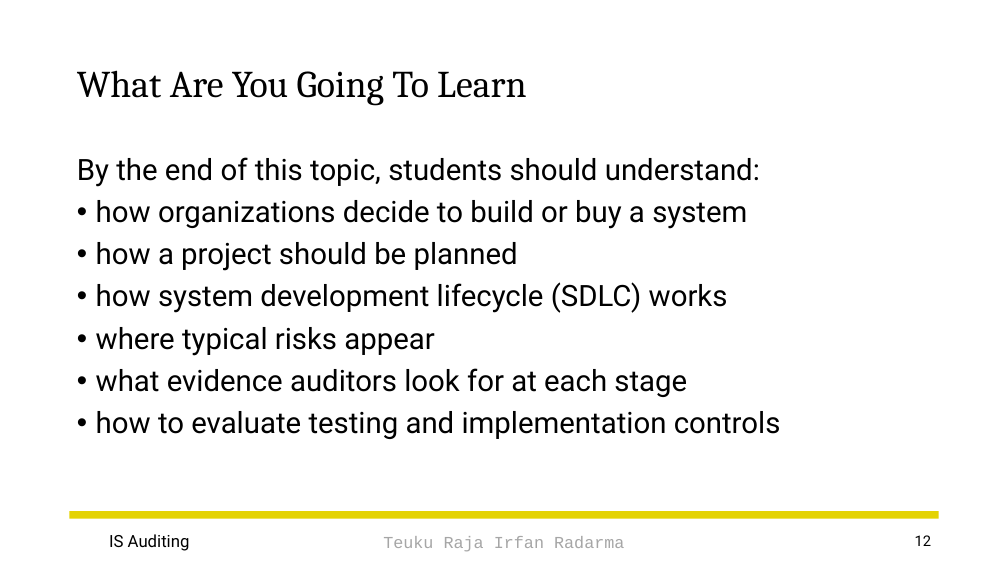
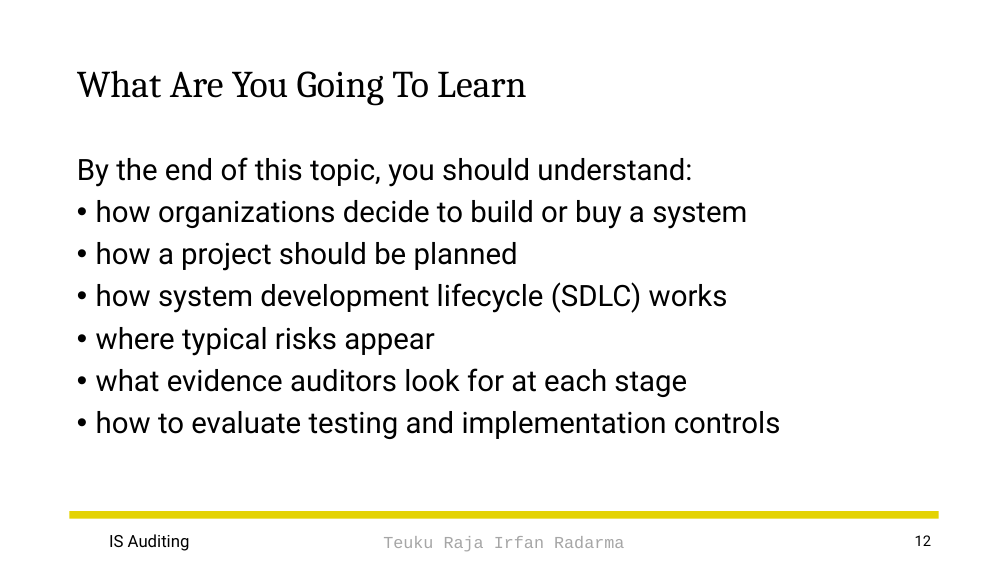
Before and after one commit to irfanradarma/Audit-SI, a slide deck: slide 12 of Slides/03 - IS Acquisition & Development.pptx. Drawn at 1008x567 pixels with LibreOffice and Linux fonts; fonts in the diff are those of the drawing; background and template pictures are left out. Boxes give left, top, right and bottom in pixels: in the first picture for what was removed or moved away, otherwise in the second. Text is boxed around its words. In the diff, an @@ line names an element or a change of style, - is before the commit and + after.

```diff
--- a/Slides/03 - IS Acquisition & Development.pptx
+++ b/Slides/03 - IS Acquisition & Development.pptx
@@ text at [77, 157, 692, 187]: text changed @@
-By the end of this topic, students should understand:
+By the end of this topic, you should understand:
```
Also in this commit, not shown: 3 other slides changed, 18 slides added, 2 other files.
